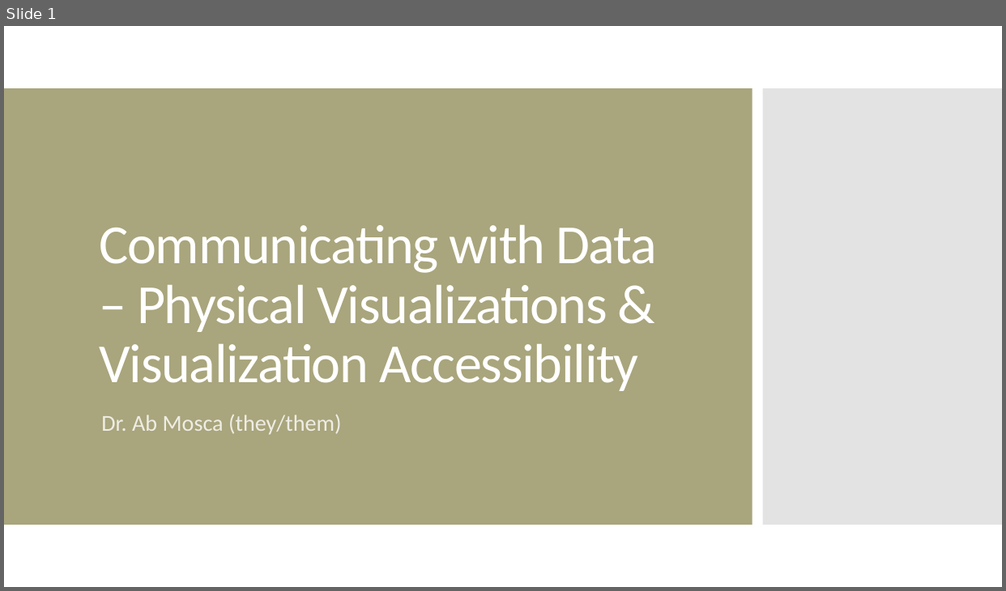
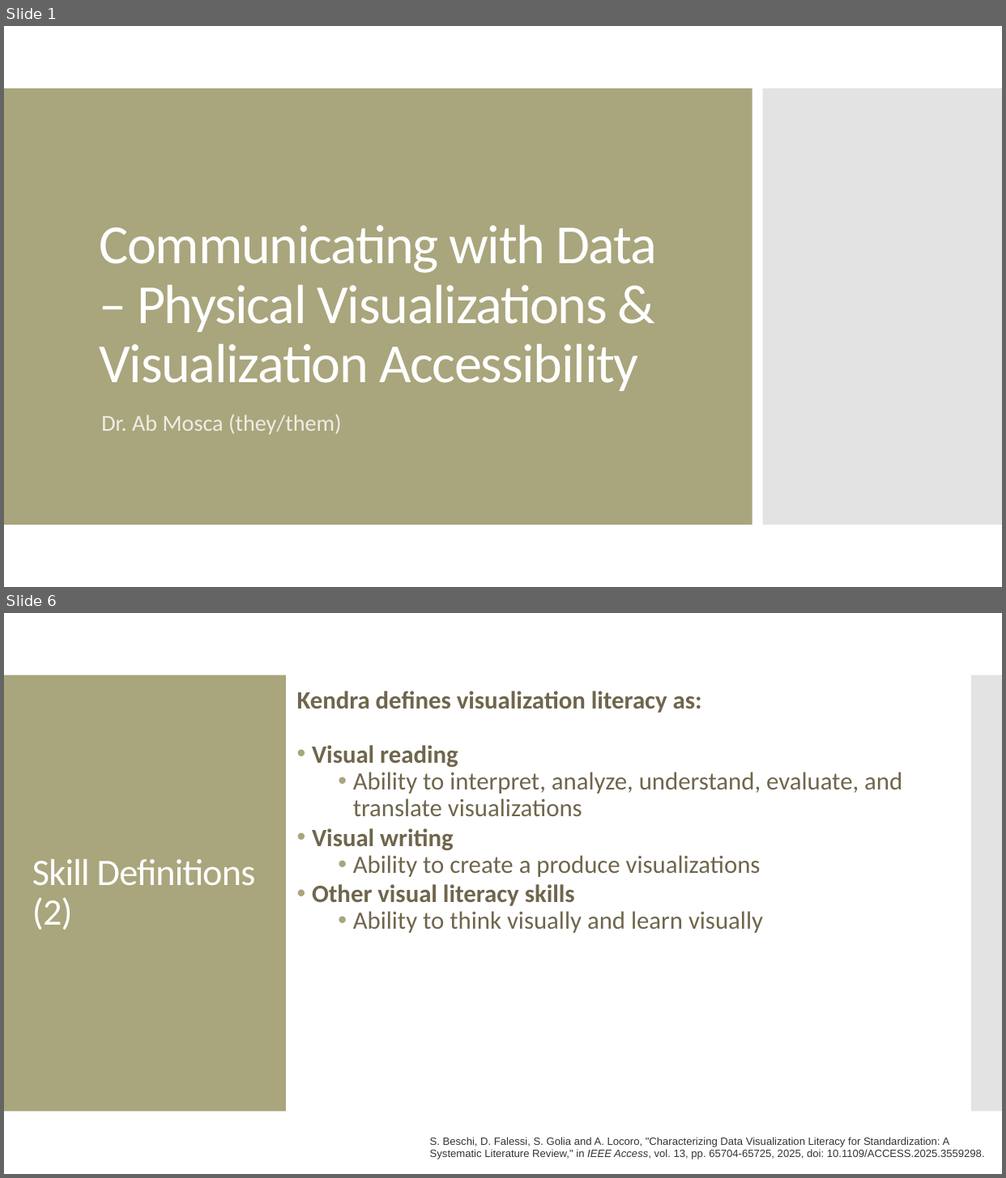
Before and after one commit to amosca01/SDS-CSC109, a slide deck: slides/13-visualization-literacy.pptx. Shown one above the other, each under a label of ours: slide 1 before the commit, slides 1 and 6 after it; the slides between them are not shown. The pictures are 1006x591 and 1006x1178 pixels, drawn with LibreOffice and Linux fonts; fonts in the diff are those of the drawing. Boxes give left, top, right and bottom in pixels: in the first picture for what was removed or moved away, otherwise in the second. Text is boxed around its words. In the diff, an @@ line names an element or a change of style, - is before the commit and + after.

```diff
--- a/slides/13-visualization-literacy.pptx
+++ b/slides/13-visualization-literacy.pptx
@@ slide 6 added at <box>4,613,1002,1174</box>, background #FFFFFF @@
@@ rectangle added at <box>4,675,286,1112</box>, fill #A9A57C @@
@@ rectangle added at <box>971,675,1002,1112</box>, fill #C8C8C8 at 50% opacity @@
@@ text added at <box>297,691,902,933</box>, 24 pt, text #6F664C @@
+Kendra defines visualization literacy as:
+• Visual reading
+  • Ability to interpret, analyze, understand, evaluate, and translate visualizations
+• Visual writing
+  • Ability to create a produce visualizations
+• Other visual literacy skills
+  • Ability to think visually and learn visually
@@ title added at <box>32,859,256,930</box>, 36 pt, text #FFFFFF @@
+Skill Definitions (2)
@@ text added at <box>430,1137,985,1160</box>, 10.2 pt, text #333333 @@
+S. Beschi, D. Falessi, S. Golia and A. Locoro, "Characterizing Data Visualization Literacy for Standardization: A Systematic Literature Review," in IEEE Access, vol. 13, pp. 65704-65725, 2025, doi: 10.1109/ACCESS.2025.3559298.
```
Also in this commit, not shown: 1 slide changed, 36 other slides added, 4 other files.
